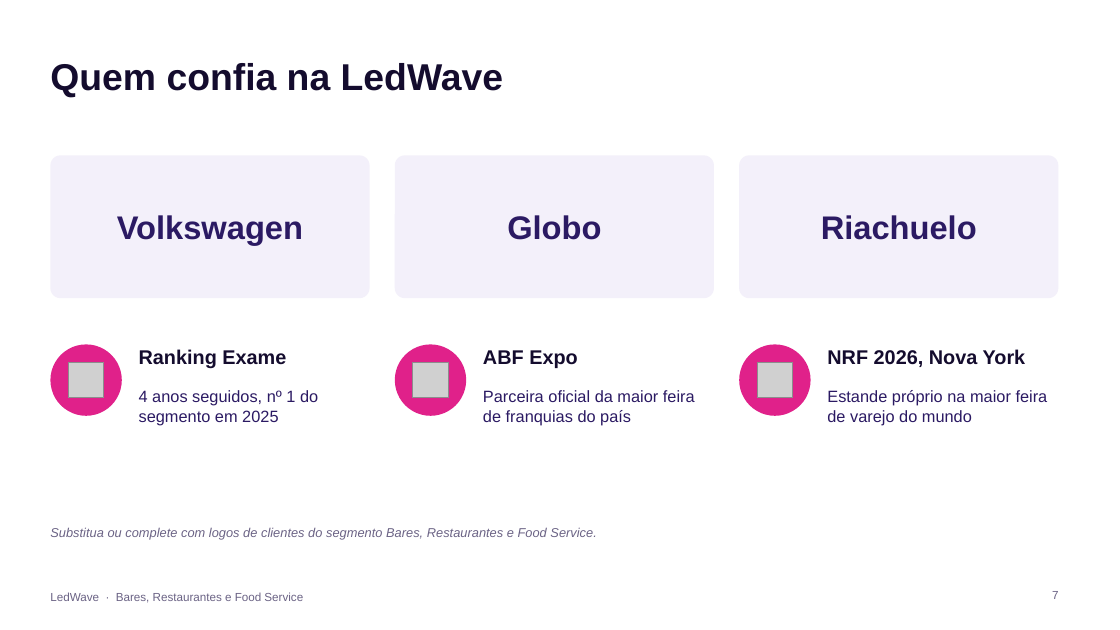
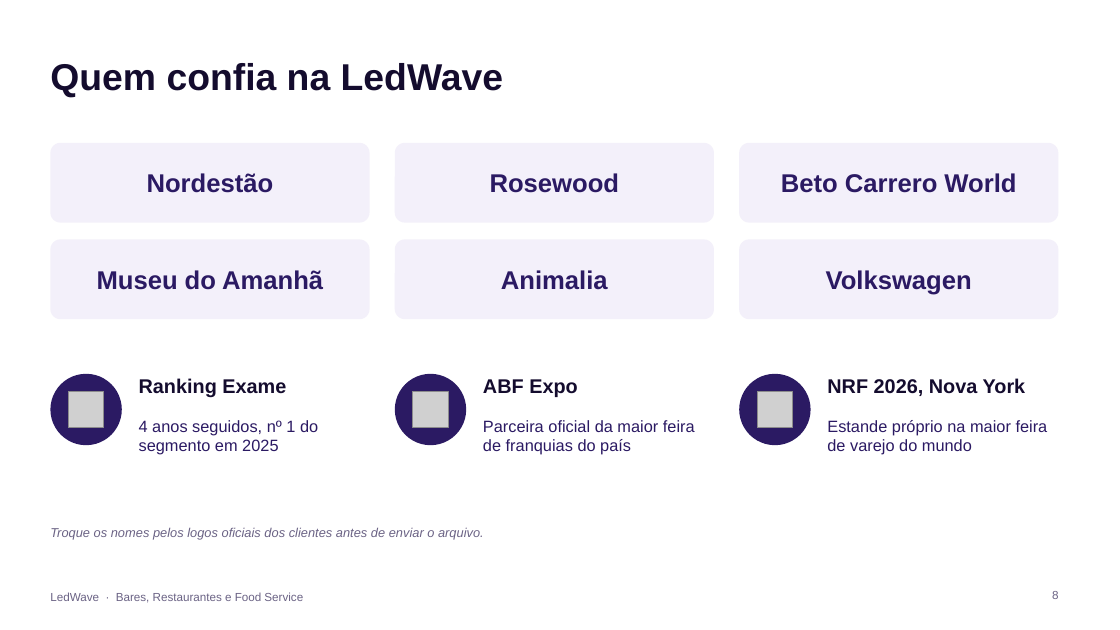
Before and after one commit to itarsilva/Treino, a slide deck: slide 8 of ledwave-comercial/apresentacoes/LedWave_Bares_Restaurantes_e_Food_Service.pptx (slide 7 before the commit). Drawn at 1120x630 pixels with LibreOffice and Linux fonts; fonts in the diff are those of the drawing; grey boxes stand for pictures. Boxes give left, top, right and bottom in pixels: in the first picture for what was removed or moved away, otherwise in the second. Text is boxed around its words. In the diff, an @@ line names an element or a change of style, - is before the commit and + after.

```diff
--- a/ledwave-comercial/apresentacoes/LedWave_Bares_Restaurantes_e_Food_Service.pptx
+++ b/ledwave-comercial/apresentacoes/LedWave_Bares_Restaurantes_e_Food_Service.pptx
@@ rounded rectangle: place and size @@
-rounded rectangle at [50,155,370,298]
+rounded rectangle at [50,143,370,223]
@@ rounded rectangle: place and size @@
-rounded rectangle at [395,155,714,298]
+rounded rectangle at [395,143,714,223]
@@ proportions changed in 3 elements at [50,143,370,223], [395,143,714,223], [739,143,1059,223] @@
@@ rounded rectangle: place and size @@
-rounded rectangle at [739,155,1059,298]
+rounded rectangle at [739,143,1059,223]
@@ text added at [147,173,274,193], 22 pt, text #2B1A63, bold @@
+Nordestão
@@ text at [490,173,619,193]: text changed; size 28 to 22 pt @@
-Globo
+Rosewood
@@ text at [781,173,1016,193]: text changed; size 28 to 22 pt @@
-Riachuelo
+Beto Carrero World
@@ rounded rectangle added at [50,239,370,319], fill #F3F0FA @@
@@ rounded rectangle added at [395,239,714,319], fill #F3F0FA @@
@@ text "Volkswagen": place and size @@
-text "Volkswagen" at [117,215,303,245]
+text "Volkswagen" at [826,270,972,295]
@@ text "Volkswagen" at [826,270,972,295]: size 28 to 22 pt @@
@@ rounded rectangle added at [739,239,1059,319], fill #F3F0FA @@
@@ text added at [97,270,323,290], 22 pt, text #2B1A63, bold @@
+Museu do Amanhã
@@ text added at [501,270,608,290], 22 pt, text #2B1A63, bold @@
+Animalia
@@ 6 texts, 3 pictures, 3 ellipses: place and size @@
-6 texts, 3 pictures, 3 ellipses at [50,344,1048,426]
+6 texts, 3 pictures, 3 ellipses at [50,374,1048,455]
@@ fill #E0218A to #2B1A63 in 3 elements at [50,374,122,445], [395,374,466,445], [739,374,811,445] @@
@@ text at [50,527,484,540]: text changed @@
-Substitua ou complete com logos de clientes do segmento Bares, Restaurantes e Food Service.
+Troque os nomes pelos logos oficiais dos clientes antes de enviar o arquivo.
@@ page number at [1052,591,1058,599]: text changed @@
-7
+8
```
Also in this commit, not shown: 2 other slides changed, 1 slide added, 23 other files.
